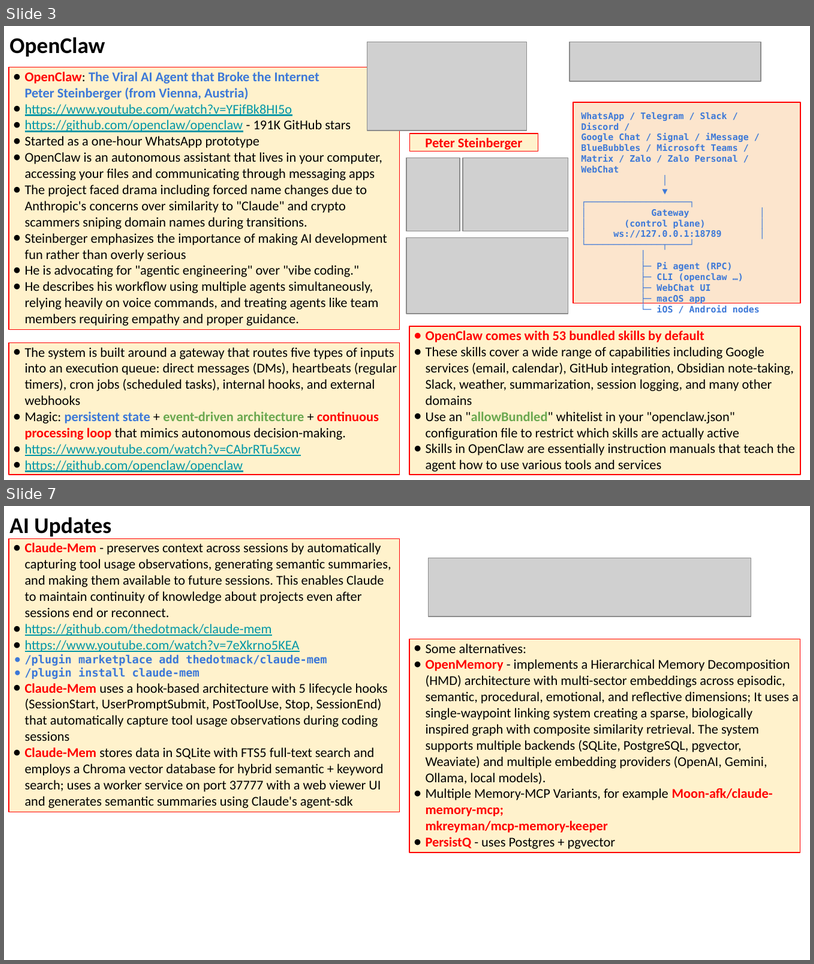
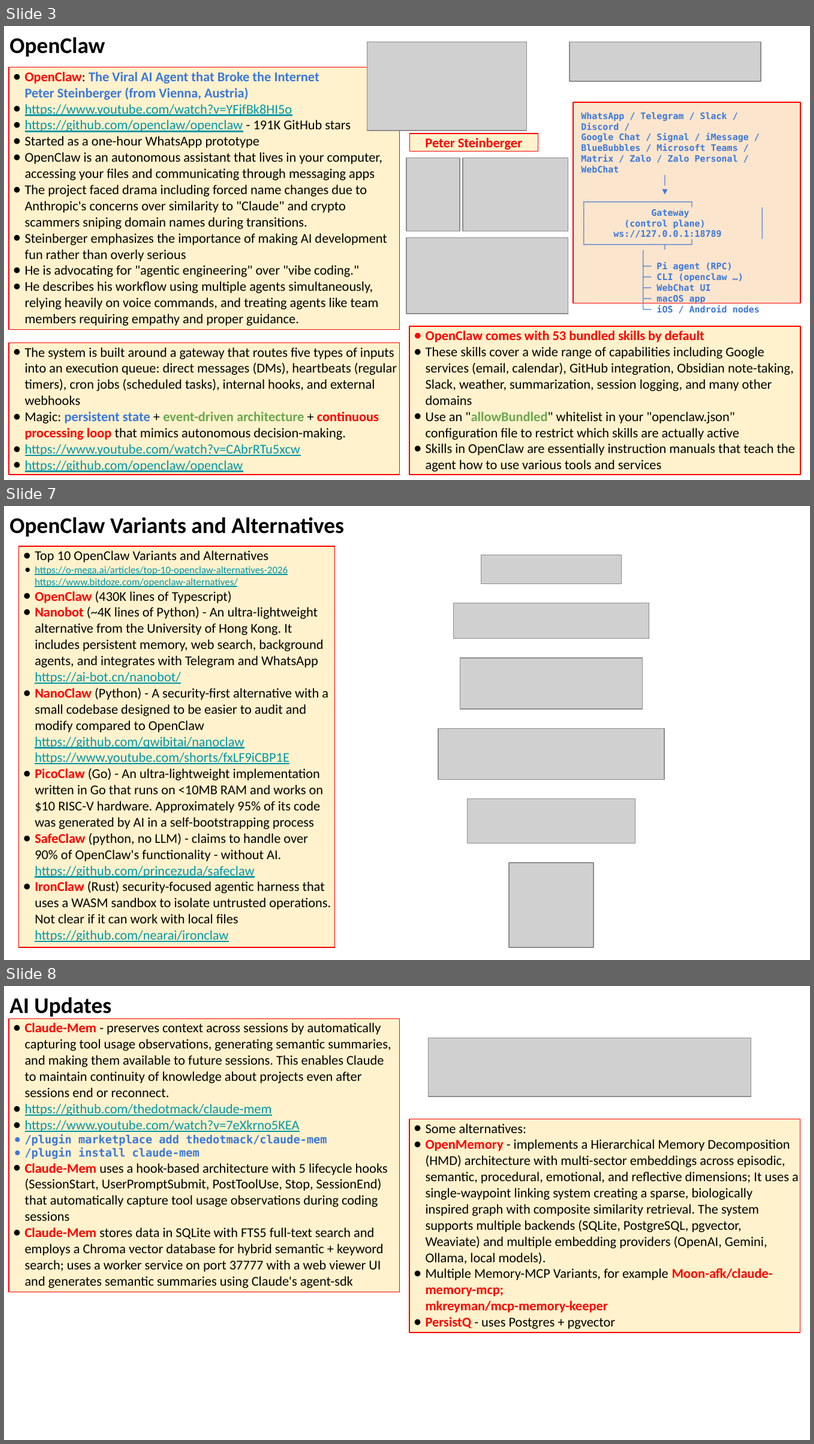
Before and after one commit to lselector/seminar, a slide deck: 2026/2026-02-13-AI-Updates.pptx. Shown one above the other, each under a label of ours: slides 3 and 7 before the commit, slides 3, 7 and 8 after it; the slides between them are not shown. The pictures are 814x964 and 814x1444 pixels, drawn with LibreOffice and Linux fonts; fonts in the diff are those of the drawing; grey boxes stand for pictures. Boxes give left, top, right and bottom in pixels: in the first picture for what was removed or moved away, otherwise in the second. Text is boxed around its words. In the diff, an @@ line names an element or a change of style, - is before the commit and + after.

```diff
--- a/2026/2026-02-13-AI-Updates.pptx
+++ b/2026/2026-02-13-AI-Updates.pptx
@@ slide 7 added at bbox=[4, 506, 810, 960], background #FFFFFF @@
@@ text added at bbox=[9, 517, 344, 537], 20 pt, text #000000, bold @@
+OpenClaw Variants and Alternatives
@@ rectangle added at bbox=[18, 546, 335, 947], fill #FFF2CC, outline #FF0000 0.75 pt, 12 pt, text #000000 @@
+● Top 10 OpenClaw Variants and Alternatives
+● https://o-mega.ai/articles/top-10-openclaw-alternatives-2026
+  https://www.bitdoze.com/openclaw-alternatives/
+● OpenClaw (430K lines of Typescript)
+● Nanobot (~4K lines of Python) - An ultra-lightweight alternative from the University of Hong Kong. It includes persistent memory, web search, background agents, and integrates with Telegram and WhatsApp
+  https://ai-bot.cn/nanobot/
+● NanoClaw (Python) - A security-first alternative with a small codebase designed to be easier to audit and modify compared to OpenClaw
+  https://github.com/qwibitai/nanoclaw
+  https://www.youtube.com/shorts/fxLF9iCBP1E
+● PicoClaw (Go) - An ultra-lightweight implementation written in Go that runs on <10MB RAM and works on $10 RISC-V hardware. Approximately 95% of its code was generated by AI in a self-bootstrapping process
+● SafeClaw (python, no LLM) - claims to handle over 90% of OpenClaw's functionality - without AI. https://github.com/princezuda/safeclaw
+● IronClaw (Rust) security-focused agentic harness that uses a WASM sandbox to isolate untrusted operations.
+  Not clear if it can work with local files
+  https://github.com/nearai/ironclaw
@@ picture added at bbox=[482, 555, 622, 583] @@
@@ picture added at bbox=[454, 603, 650, 638] @@
@@ picture added at bbox=[461, 658, 642, 708] @@
@@ picture added at bbox=[438, 729, 665, 780] @@
@@ picture added at bbox=[468, 799, 636, 843] @@
@@ picture added at bbox=[509, 862, 593, 947] @@
@@ what was slide 7 is now slide 8 @@
```
Also in this commit, not shown: 7 slides changed.
